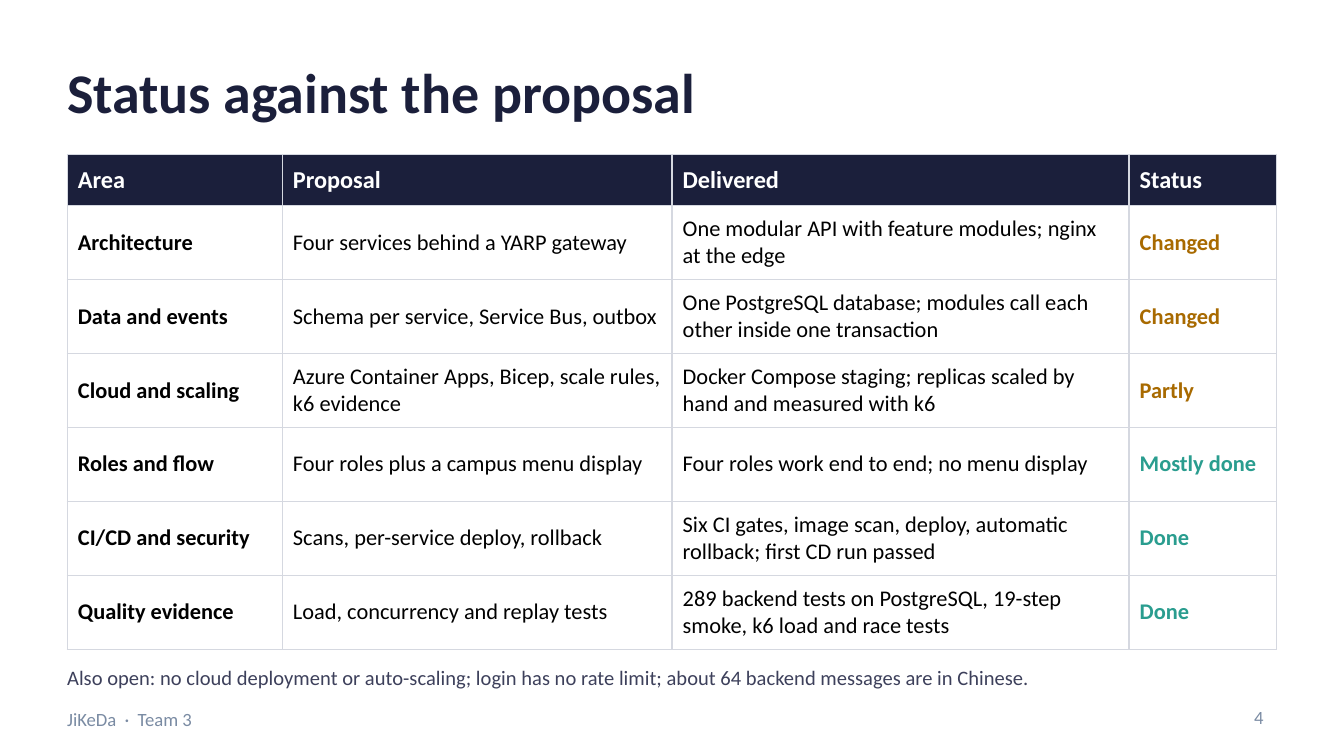
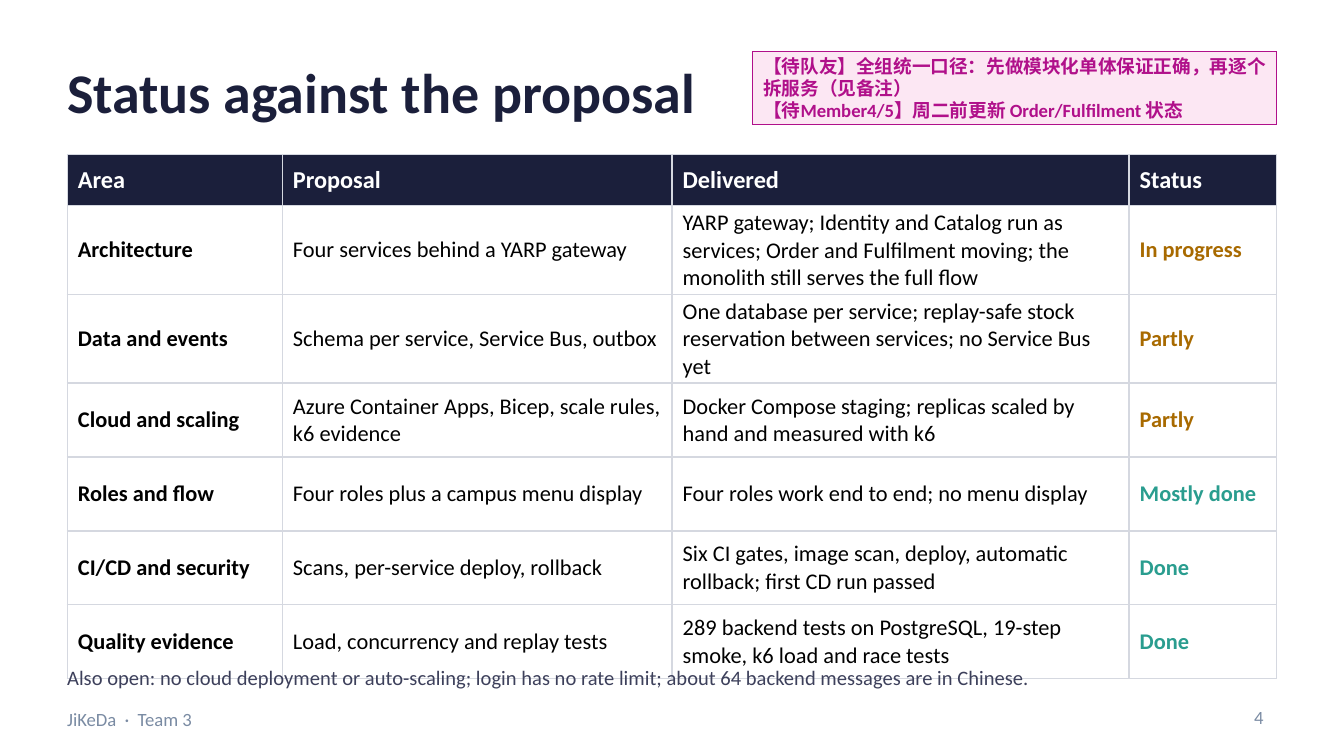
Before and after one commit to Friedriceee/5001, a slide deck: slide 4 of docs/presentation/JiKeDa_Team3_Presentation.pptx. Drawn at 1344x756 pixels with LibreOffice and Linux fonts; fonts in the diff are those of the drawing. Boxes give left, top, right and bottom in pixels: in the first picture for what was removed or moved away, otherwise in the second. Text is boxed around its words. In the diff, an @@ line names an element or a change of style, - is before the commit and + after.

```diff
--- a/docs/presentation/JiKeDa_Team3_Presentation.pptx
+++ b/docs/presentation/JiKeDa_Team3_Presentation.pptx
@@ rectangle added at bbox=[753, 51, 1277, 125], fill #FCE7F3, outline #B0108A 0.75 pt, 10 pt, text #B0108A, bold @@
+【待队友】全组统一口径：先做模块化单体保证正确，再逐个拆服务（见备注）
+【待Member4/5】周二前更新 Order/Fulfilment 状态
@@ table at bbox=[67, 155, 1277, 670] @@
-row 2, column 3: One modular API with feature modules; nginx at the edge
+row 2, column 3: YARP gateway; Identity and Catalog run as services; Order and Fulfilment moving; the monolith still serves the full flow
-row 2, column 4: Changed
+row 2, column 4: In progress
-row 3, column 3: One PostgreSQL database; modules call each other inside one transaction
+row 3, column 3: One database per service; replay-safe stock reservation between services; no Service Bus yet
-row 3, column 4: Changed
+row 3, column 4: Partly
```
Also in this commit, not shown: 8 other slides changed, 2 slides added.
